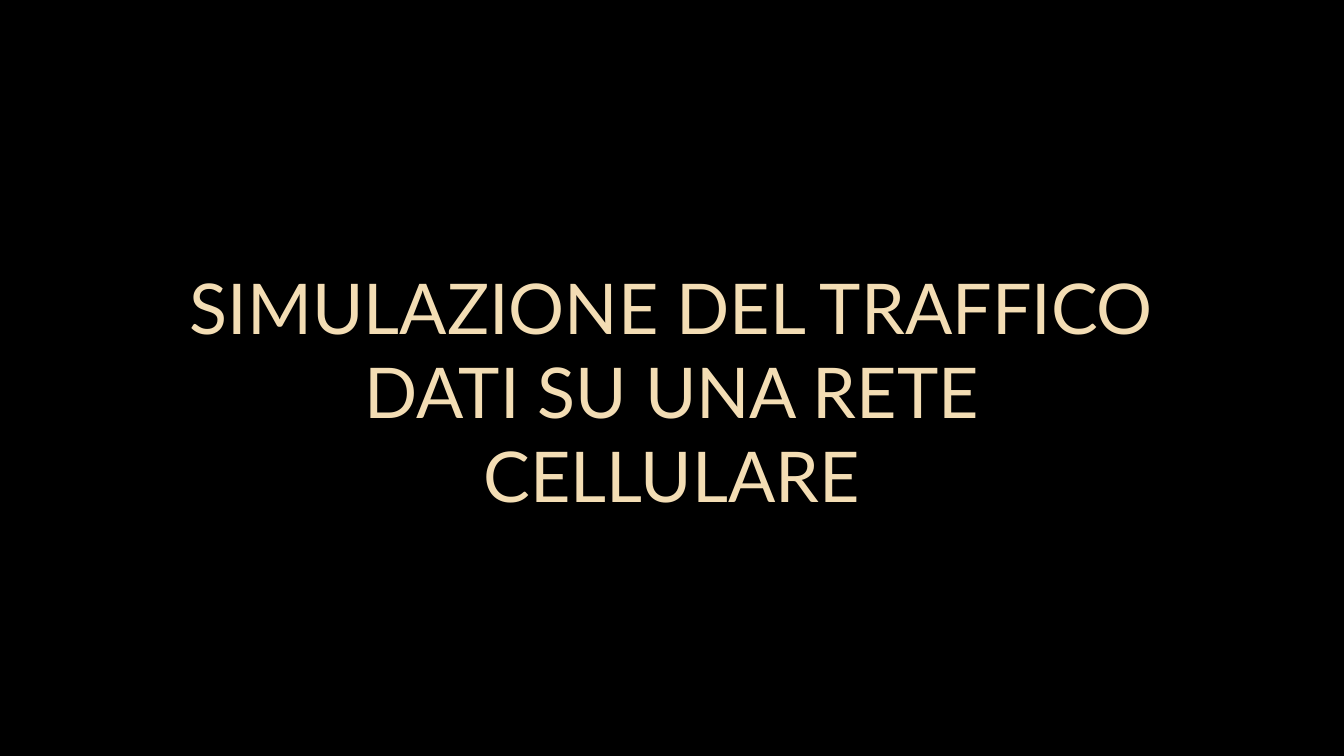
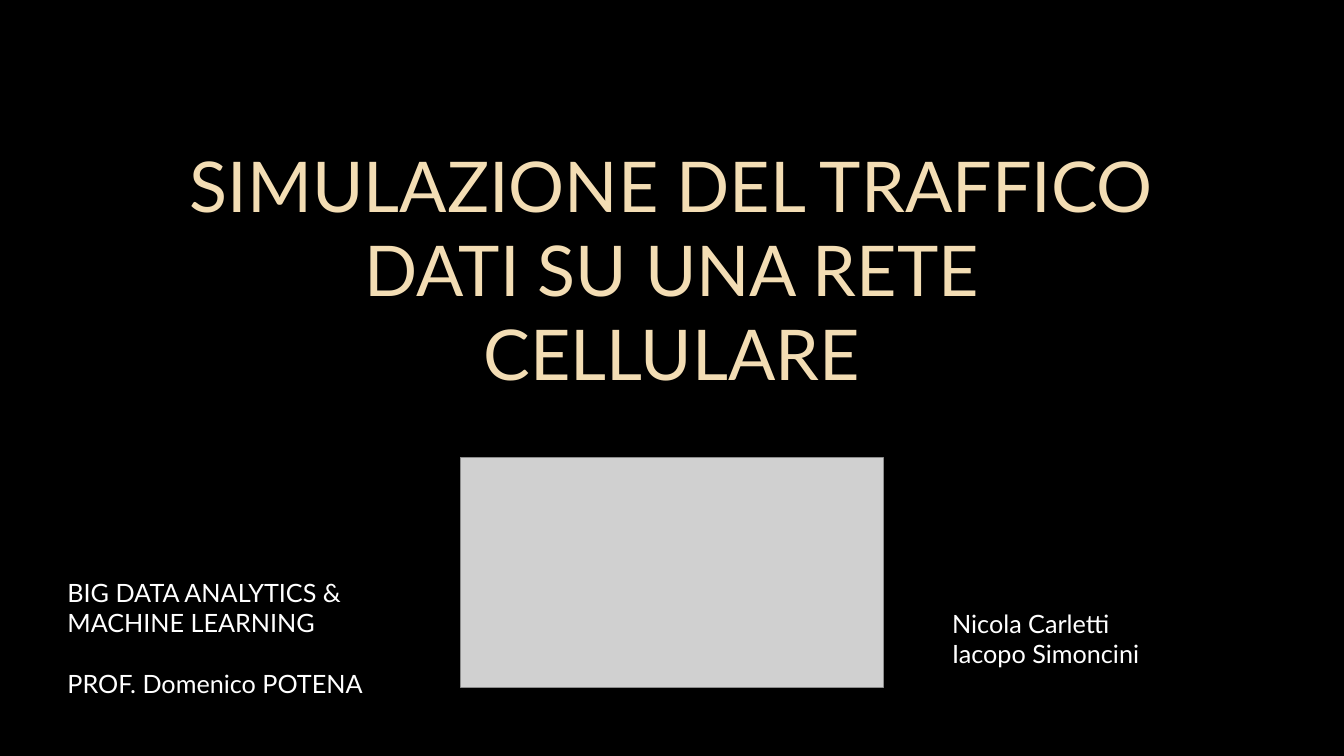
Before and after one commit to IacoSimoncini/dash-ns3, a slide deck: slide 1 of presentazione_ns3.pptx. Drawn at 1344x756 pixels with LibreOffice and Linux fonts; fonts in the diff are those of the drawing; grey boxes stand for pictures; background and template pictures are left out. Boxes give left, top, right and bottom in pixels: in the first picture for what was removed or moved away, otherwise in the second. Text is boxed around its words. In the diff, an @@ line names an element or a change of style, - is before the commit and + after.

```diff
--- a/presentazione_ns3.pptx
+++ b/presentazione_ns3.pptx
@@ title "SIMULAZIONE DEL TRAFFICO DATI SU ...": place and size @@
-title "SIMULAZIONE DEL TRAFFICO DATI SU ..." at <box>190,283,1153,503</box>
+title "SIMULAZIONE DEL TRAFFICO DATI SU ..." at <box>190,161,1153,381</box>
@@ picture added at <box>461,458,883,688</box> @@
@@ text added at <box>67,583,362,694</box>, 18 pt, text #FFFFFF @@
+BIG DATA ANALYTICS & MACHINE LEARNING
+PROF. Domenico POTENA
@@ text added at <box>952,614,1139,668</box>, 18 pt, text #FFFFFF @@
+Nicola Carletti
+Iacopo Simoncini
```
Also in this commit, not shown: 5 other slides changed, 2 slides added.
